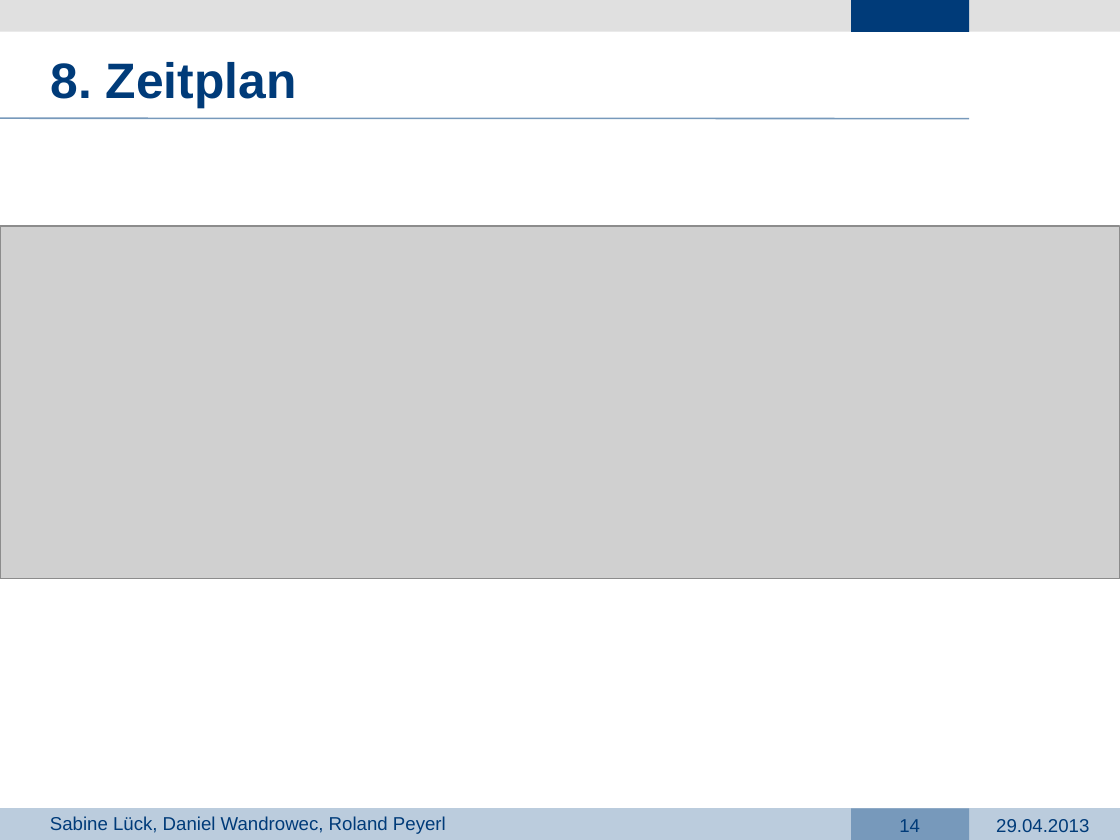
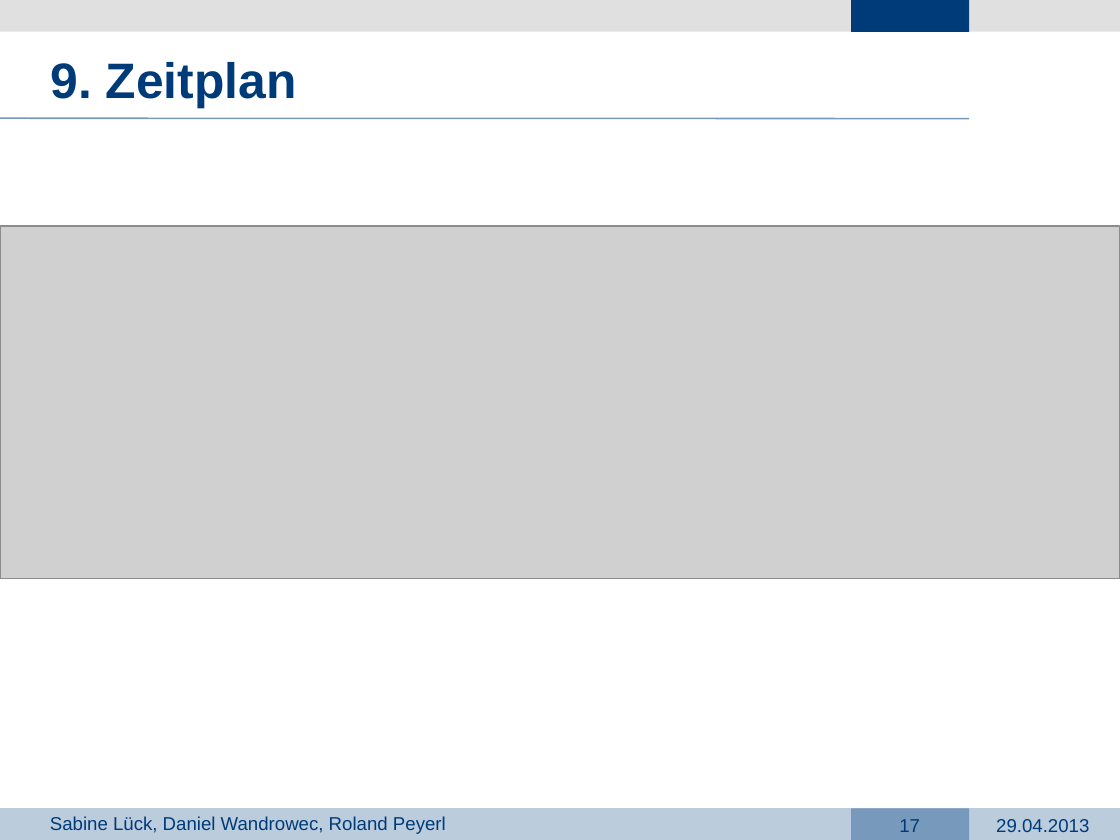
Before and after one commit to dark-saron/PRG4, a slide deck: slide 17 of Präsentation PRG4.pptx (slide 14 before the commit). Drawn at 1120x840 pixels with LibreOffice and Linux fonts; fonts in the diff are those of the drawing; grey boxes stand for pictures; background and template pictures are left out. Boxes give left, top, right and bottom in pixels: in the first picture for what was removed or moved away, otherwise in the second. Text is boxed around its words. In the diff, an @@ line names an element or a change of style, - is before the commit and + after.

```diff
--- a/Präsentation PRG4.pptx
+++ b/Präsentation PRG4.pptx
@@ text at [51, 62, 297, 109]: text changed @@
-8. Zeitplan
+9. Zeitplan
@@ page number at [899, 819, 920, 832]: text changed @@
-14
+17
```
Also in this commit, not shown: 10 other slides changed, 3 slides added, 4 other files.
